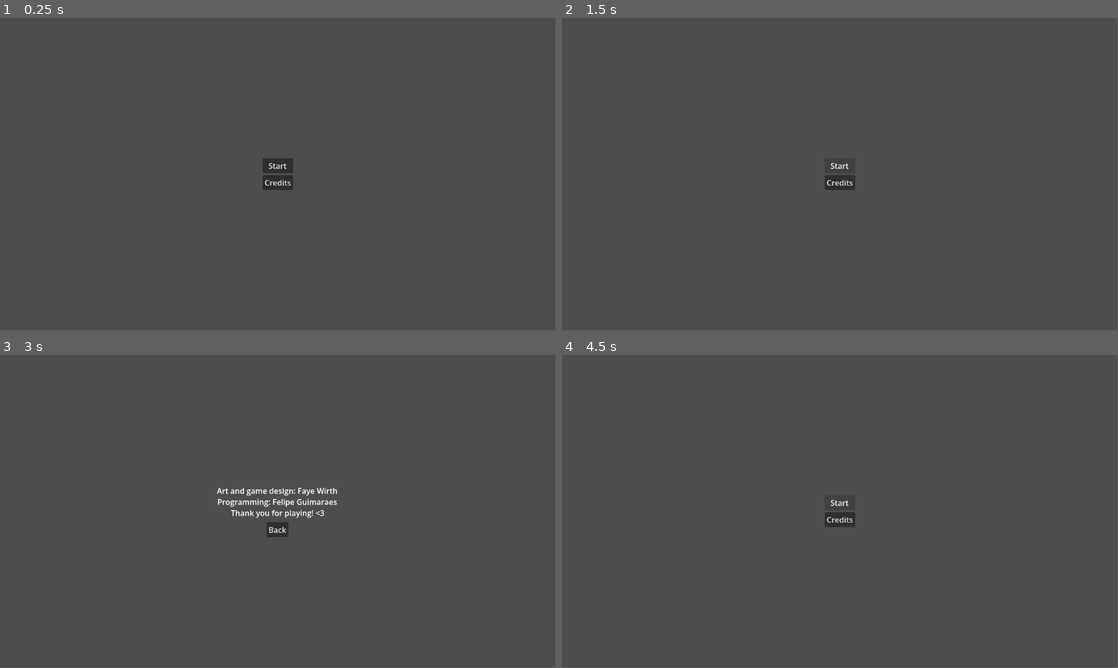
Above: before the commit, frames 1-4 (two rows, left to right).
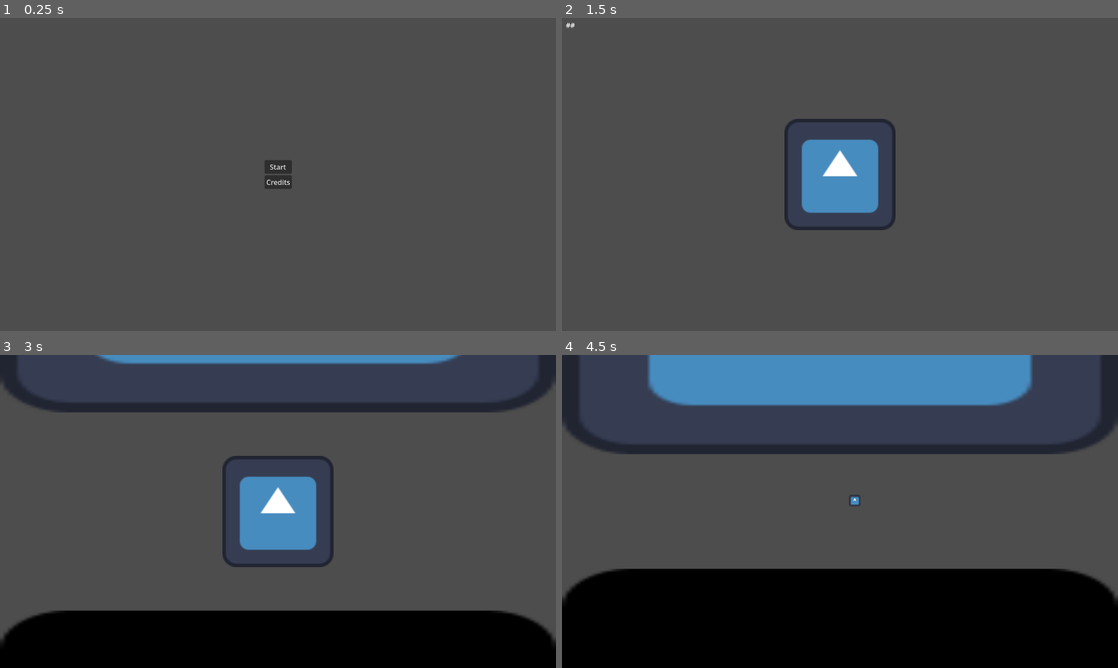
Above: after the commit, the same moments.

Repository: guimafelipe/hidenseek
Game: Godot game, scene res://Scenes/main_menu.tscn
Two runs of this game, one before a commit and one after it. Both use one fixed random seed, a clock stepped at 60 frames per second and the inputs below. The engine's default icon, where the game draws it, is replaced by a stand-in: a white triangle on a blue panel in a dark square.
Inputs (mouse positions are in pixels of both pictures, inside the frame that each line leads up to):
- Up to frame 1 (0.25 s): no input
- Up to frame 2 (1.5 s): click "Start" at 0.5 s; click (840, 165) at 1.25 s, where only the run before the commit has a clickable "Start"
- Up to frame 3 (3 s): click (278, 502) at 2 s, where only the run before the commit has a clickable "Start"; click (278, 520) at 2.75 s, where only the run before the commit has a clickable "Credits"
- Up to frame 4 (4.5 s): click (840, 530) at 3.5 s, where only the run before the commit has a clickable "Back"; click "Start" at 4.25 s
In our replay, the window is 799x449 before the commit and 800x450 after it. These sizes can differ from the game's own. Grey fills any space a smaller window leaves; there, only what the larger window draws over its background counts as a difference.

The runs differ from the first frame. In frame 1, 0.2% of the frame differs, in the area x 47-53%, y 44-55%; in frame 2, 4.2%; in frame 3, 28%; in frame 4, 47%, in the area x 0-100%, y 0-100%.

Commit message:
Blink and level passing flow

Diff:
--- a/Scenes/devil.gd
+++ b/Scenes/devil.gd
@@ -1,5 +1,7 @@
 extends Node2D
 
+signal found
+var already_found := false
 @export var DISTANCE_TO_BE_CORRECT : float = 50.0
 
 # Called when the node enters the scene tree for the first time.
@@ -16,8 +18,10 @@
 			check_click(event.position)
 
 func do_success():
-	print("Success!!")
-	pass
+	if already_found:
+		return
+	already_found = true
+	found.emit()
 
 func check_click(input_position: Vector2) -> void:
 	var dist = self.position.distance_to(input_position)
--- a/Scenes/devil.tscn
+++ b/Scenes/devil.tscn
@@ -1,6 +1,11 @@
 [gd_scene format=3 uid="uid://brr661jipartu"]
 
 [ext_resource type="Script" uid="uid://b6powxgm72okf" path="res://Scenes/devil.gd" id="1_ct0k0"]
+[ext_resource type="Texture2D" uid="uid://c6cmnvhrgoc0i" path="res://icon.svg" id="2_0gtg8"]
 
 [node name="Devil" type="Node2D" unique_id=1994970345]
 script = ExtResource("1_ct0k0")
+
+[node name="TestSprite" type="Sprite2D" parent="." unique_id=1535793028]
+scale = Vector2(0.2, 0.2)
+texture = ExtResource("2_0gtg8")
--- a/Scenes/eyes_animation.gd
+++ b/Scenes/eyes_animation.gd
@@ -3,6 +3,9 @@
 @onready var lower_lid = $LowerLid
 @onready var upper_lid = $UpperLid
 @export var BLINK_DURATION = 0.5
+
+signal closed_eyes
+signal opened_eyes
 
 func set_eyelids_correct_size(eyelid: Sprite2D, width: float, height: float) -> void:
 	var scale_x = width/eyelid.texture.get_width()
@@ -12,12 +15,14 @@
 
 func close_eyes() -> void:
 	var viewport_rect = get_viewport_rect()
-	var screen_height = viewport_rect.size.y
+	var center = viewport_rect.get_center().y
 
 	var upper_tween = self.create_tween()
 	var lower_tween = self.create_tween()
-	lower_tween.tween_property(lower_lid, "global_position", Vector2(0,screen_height), BLINK_DURATION)
-	upper_tween.tween_property(upper_lid, "global_position", Vector2(0,0), BLINK_DURATION)
+	lower_tween.tween_property(lower_lid, "global_position", Vector2(0, center), BLINK_DURATION)
+	upper_tween.tween_property(upper_lid, "global_position", Vector2(0, center), BLINK_DURATION)
+	await upper_tween.finished
+	closed_eyes.emit()
 
 # Called when the node enters the scene tree for the first time.
 func _ready() -> void:
@@ -37,7 +42,5 @@
 	var lower_tween = self.create_tween()
 	lower_tween.tween_property(lower_lid, "global_position", Vector2(0,screen_height), BLINK_DURATION)
 	upper_tween.tween_property(upper_lid, "global_position", Vector2(0,0), BLINK_DURATION)
-
-# Called every frame. 'delta' is the elapsed time since the previous frame.
-func _process(delta: float) -> void:
-	pass
+	await upper_tween.finished
+	opened_eyes.emit()
--- /dev/null
+++ b/Scenes/eyes_animation.tscn
@@ -0,0 +1,18 @@
+[gd_scene format=3 uid="uid://c8ddiwpd14si8"]
+
+[ext_resource type="Script" uid="uid://dxmux6u37jch8" path="res://Scenes/eyes_animation.gd" id="1_qju6s"]
+[ext_resource type="Texture2D" uid="uid://c6cmnvhrgoc0i" path="res://icon.svg" id="2_jccx5"]
+
+[node name="EyesAnimation" type="Node2D" unique_id=2136002833]
+script = ExtResource("1_qju6s")
+
+[node name="UpperLid" type="Sprite2D" parent="." unique_id=2082384848]
+texture = ExtResource("2_jccx5")
+centered = false
+offset = Vector2(0, 128)
+
+[node name="LowerLid" type="Sprite2D" parent="." unique_id=1180461442]
+modulate = Color(0, 0, 0, 1)
+position = Vector2(559, 103)
+texture = ExtResource("2_jccx5")
+centered = false
--- a/Scenes/level.tscn
+++ b/Scenes/level.tscn
@@ -1,9 +1,9 @@
 [gd_scene format=3 uid="uid://dexe21ystudex"]
 
 [ext_resource type="Script" uid="uid://c1qsu2nl24ytx" path="res://Scenes/level_manager.gd" id="1_81xng"]
-[ext_resource type="Script" uid="uid://dxmux6u37jch8" path="res://Scenes/eyes_animation.gd" id="2_81xng"]
 [ext_resource type="Texture2D" uid="uid://c6cmnvhrgoc0i" path="res://icon.svg" id="2_k5f4k"]
 [ext_resource type="PackedScene" uid="uid://brr661jipartu" path="res://Scenes/devil.tscn" id="2_wqkje"]
+[ext_resource type="PackedScene" uid="uid://c8ddiwpd14si8" path="res://Scenes/eyes_animation.tscn" id="3_6phgx"]
 
 [node name="Level" type="Node2D" unique_id=1649889972]
 script = ExtResource("1_81xng")
@@ -20,16 +20,9 @@
 [node name="Devil" parent="." unique_id=1994970345 instance=ExtResource("2_wqkje")]
 position = Vector2(674, 335)
 
-[node name="EyesAnimation" type="Node2D" parent="." unique_id=1384674716]
-script = ExtResource("2_81xng")
+[node name="EyesAnimation" parent="." unique_id=2136002833 instance=ExtResource("3_6phgx")]
 
-[node name="UpperLid" type="Sprite2D" parent="EyesAnimation" unique_id=599366134]
+[node name="DevilAnimation" type="Sprite2D" parent="." unique_id=441030725]
+position = Vector2(640, 887)
+scale = Vector2(2, 2)
 texture = ExtResource("2_k5f4k")
-centered = false
-offset = Vector2(0, 128)
-
-[node name="LowerLid" type="Sprite2D" parent="EyesAnimation" unique_id=2113645726]
-modulate = Color(0, 0, 0, 1)
-position = Vector2(559, 103)
-texture = ExtResource("2_k5f4k")
-centered = false
--- a/Scenes/level_manager.gd
+++ b/Scenes/level_manager.gd
@@ -5,9 +5,16 @@
 func go_next():
 	if not waiting_for_next:
 		return
+	waiting_for_next = false
+	$EyesAnimation.close_eyes()
+	await $EyesAnimation.closed_eyes
+	get_tree().change_scene_to_file("res://Scenes/main_menu.tscn")
 
 func devil_found():
-	# show devil animation and message
+	var devil_animation_tween = self.create_tween()
+	var center = get_viewport_rect().get_center()
+	devil_animation_tween.tween_property($DevilAnimation, "global_position", center, 0.2)
+	await get_tree().create_timer(1.5).timeout
 	waiting_for_next = true
 
 func _input(event: InputEvent) -> void:
@@ -16,7 +23,7 @@
 
 # Called when the node enters the scene tree for the first time.
 func _ready() -> void:
-	pass # Replace with function body.
+	$Devil.found.connect(devil_found)
 
 # Called every frame. 'delta' is the elapsed time since the previous frame.
 func _process(delta: float) -> void:
--- a/main_menu.gd
+++ b/main_menu.gd
@@ -12,7 +12,7 @@
 
 
 func _on_start_button_pressed() -> void:
-	get_tree().change_scene_to_file("todo")
+	get_tree().change_scene_to_file("res://Scenes/level.tscn")
 
 
 func _on_credits_button_pressed() -> void:
--- a/project.godot
+++ b/project.godot
@@ -20,6 +20,11 @@
 GameProgressManager="*uid://bil7qfcyxxukj"
 SceneLoader="*uid://cph5pjl4ug4vf"
 
+[display]
+
+window/size/viewport_width=1280
+window/size/viewport_height=720
+
 [dotnet]
 
 project/assembly_name="hidenseek"
